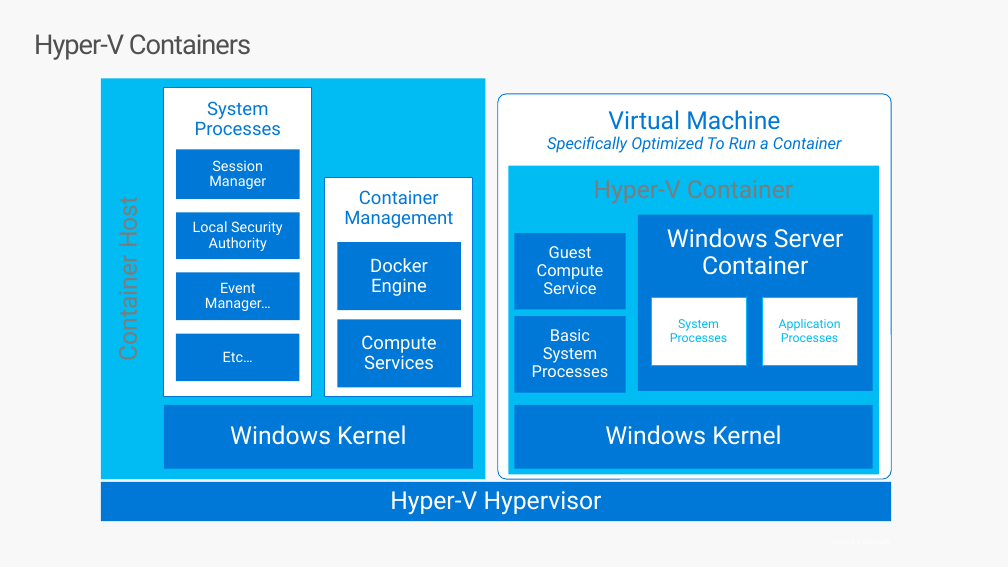
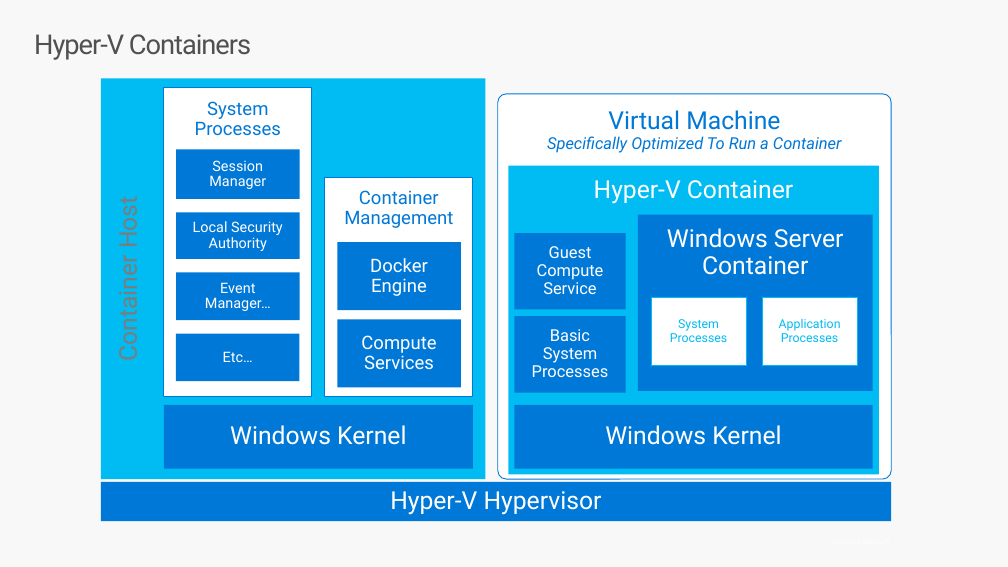
Before and after one commit to brentstineman/PersonalStuff, a slide deck: slide 11 of Presentations/ContainersForWindowsDevs.pptx (slide 12 before the commit). Drawn at 1008x567 pixels with LibreOffice and Linux fonts; fonts in the diff are those of the drawing. Boxes give left, top, right and bottom in pixels: in the first picture for what was removed or moved away, otherwise in the second. Text is boxed around its words. In the diff, an @@ line names an element or a change of style, - is before the commit and + after.

```diff
--- a/Presentations/ContainersForWindowsDevs.pptx
+++ b/Presentations/ContainersForWindowsDevs.pptx
@@ rectangle "Hyper-V Container" at (x1=508, y1=166, x2=879, y2=475): text colour #7C7C7C to #FFFFFF @@
```
Also in this commit, not shown: 12 other slides changed, 1 slide added, 1 slide removed, 1 other file.
